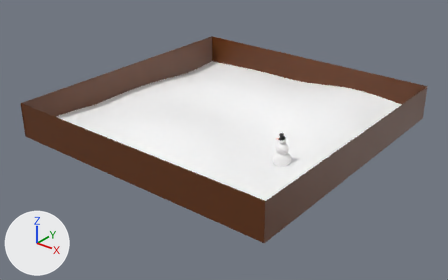
The glTF model public/models/chrimbas.glb, before and after one commit.
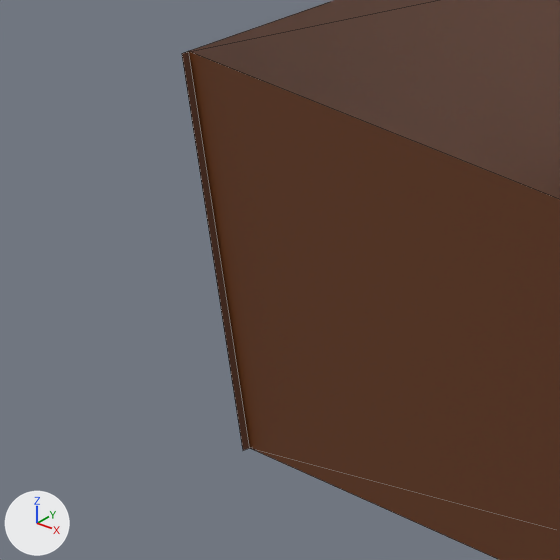
Each version appears first whole from a 50 mm lens placed at (27.7, -17.3, 14.7), pointed at (8.2, 7.2, -0.4), and next in a close-up on the part from 1% to 12% of the width and 35% to 52% of the height. Arrows for +X, +Y and +Z are at lower left; the lights stay in place. The close-ups show mesh edges as thin lines. Where no turn or scale is listed for an object, it has been applied to the vertices. Vertices at the same position are counted once.

Objects in the first close-up: 'Fences'.
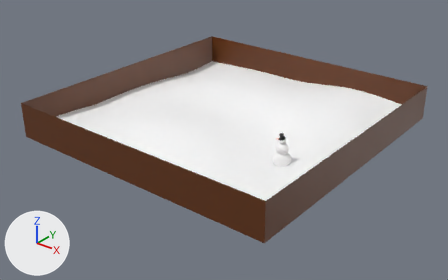
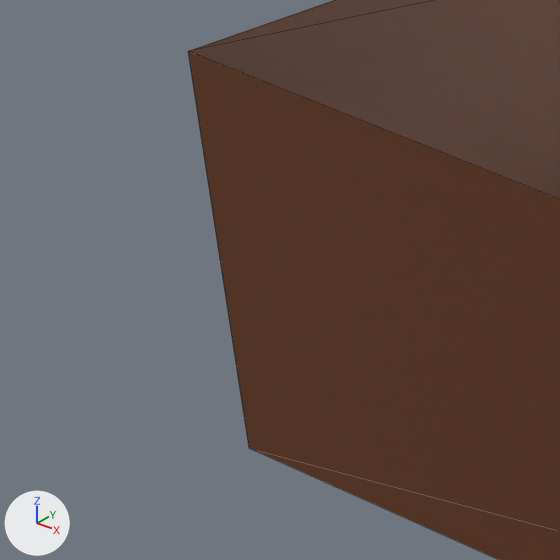
Commit message: Fix gap in fence mesh

The change in detail:
me_plane_004 has 16 vertices, 8 faces and spans x -8.0..8.0, y -16.0..0.0, z -1.0..1.0.
me_plane_004 is used by ob_fences; location (8.0, 16.0, 1.0).
Verts and faces of me_plane_004; kept vertices keep their numbers, new ones are numbered from 16.
Before the commit, vertices of me_plane_004: 3 (-8.0, 0.0, -1.0), 8 (-8.0, -16.0, 1.0) at pixel (181, 53), 9 (-8.0, -16.0, -1.0) at pixel (242, 450), 10 (-8.0, 0.0, 1.0), 11 (-8.0, 0.0, -1.0).
Before the commit, vertices of me_plane_004: 12 (8.0, -16.0, 1.0), 13 (8.0, -16.0, -1.0), 14 (-8.0, -16.0, 1.0) at pixel (188, 51), 15 (-8.0, -16.0, -1.0) at pixel (249, 448).
Part 1, on me_plane_004:
Vertices deleted: 11, 15 (with the faces that use them).
New faces: (3, 8, 9), (3, 10, 8), (9, 12, 13), (9, 14, 12).

Pixel boxes [x1, y1, x2, y2] of what changed, in the close-ups (560 x 560 px):
'Fences', reshaped
    before: [182, 0, 560, 560]
    after: [189, 0, 560, 560]
